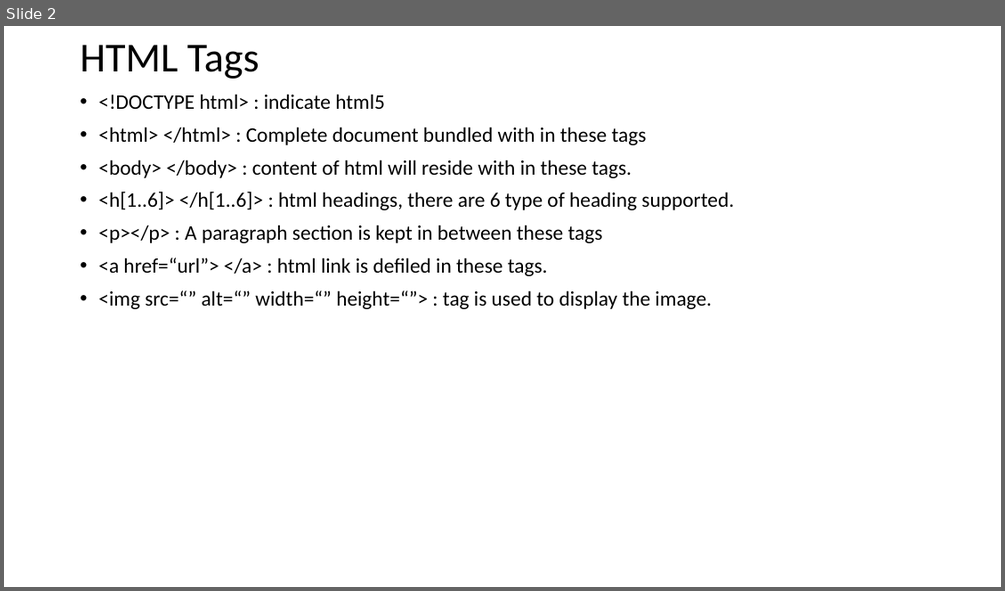
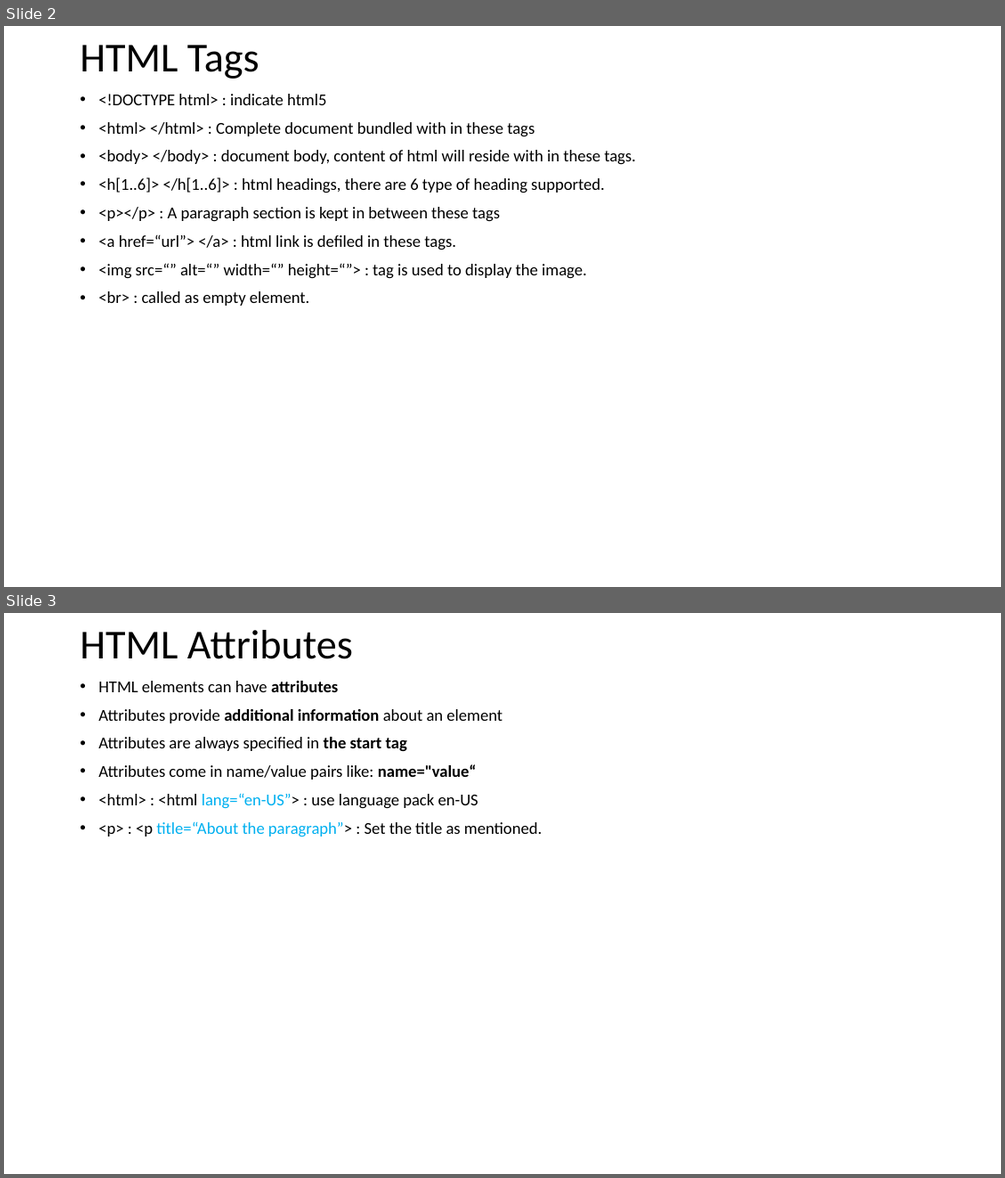
Before and after one commit to srsuansia/html-css-js_lab, a slide deck: html/htlp5learning.pptx. Shown one above the other, each under a label of ours: slide 2 before the commit, slides 2 and 3 after it. The pictures are 1005x591 and 1005x1178 pixels, drawn with LibreOffice and Linux fonts; fonts in the diff are those of the drawing. Boxes give left, top, right and bottom in pixels: in the first picture for what was removed or moved away, otherwise in the second. Text is boxed around its words. In the diff, an @@ line names an element or a change of style, - is before the commit and + after.

```diff
--- a/html/htlp5learning.pptx
+++ b/html/htlp5learning.pptx
@@ slide 3 added at <box>4,613,1001,1174</box>, background #FFFFFF @@
@@ title added at <box>80,630,353,659</box>, 39.6 pt, text #000000 @@
+HTML Attributes
@@ text added at <box>98,681,542,837</box>, 16 pt, text #000000 @@
+• HTML elements can have attributes
+• Attributes provide additional information about an element
+• Attributes are always specified in the start tag
+• Attributes come in name/value pairs like: name="value“
+• <html> : <html lang=“en-US”> : use language pack en-US
+• <p> : <p title=“About the paragraph”> : Set the title as mentioned.
@@ slide 2 changed as well @@
@@ text at <box>98,94,605,279</box>: size 20 to 16 pt in "<!DOCTYPE html> : indicate html5", "<html> </html> : Complete document bundled with ...", "<h[1..6]> </h[1..6]> : html headings, there are ...", "<p></p> : A paragraph section is kept ..." and 2 more places @@
@@ text at <box>98,150,636,165</box>: text changed; size 20 to 16 pt @@
-• <body> </body> : content of html will reside with in these tags.
+• <body> </body> : document body, content of html will reside with in these tags.
@@ text at <box>98,291,309,305</box>: paragraph added @@
+• <br> : called as empty element.
```
Also in this commit, not shown: 1 other file.
